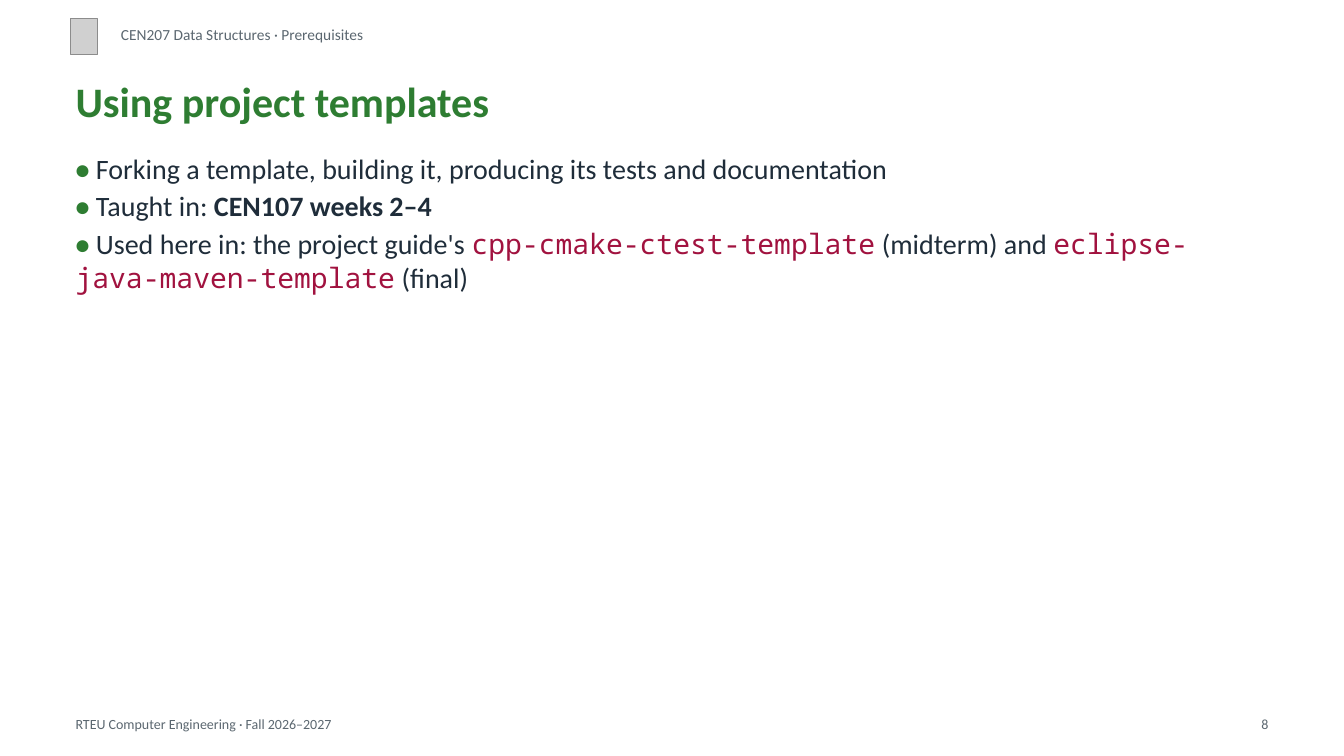
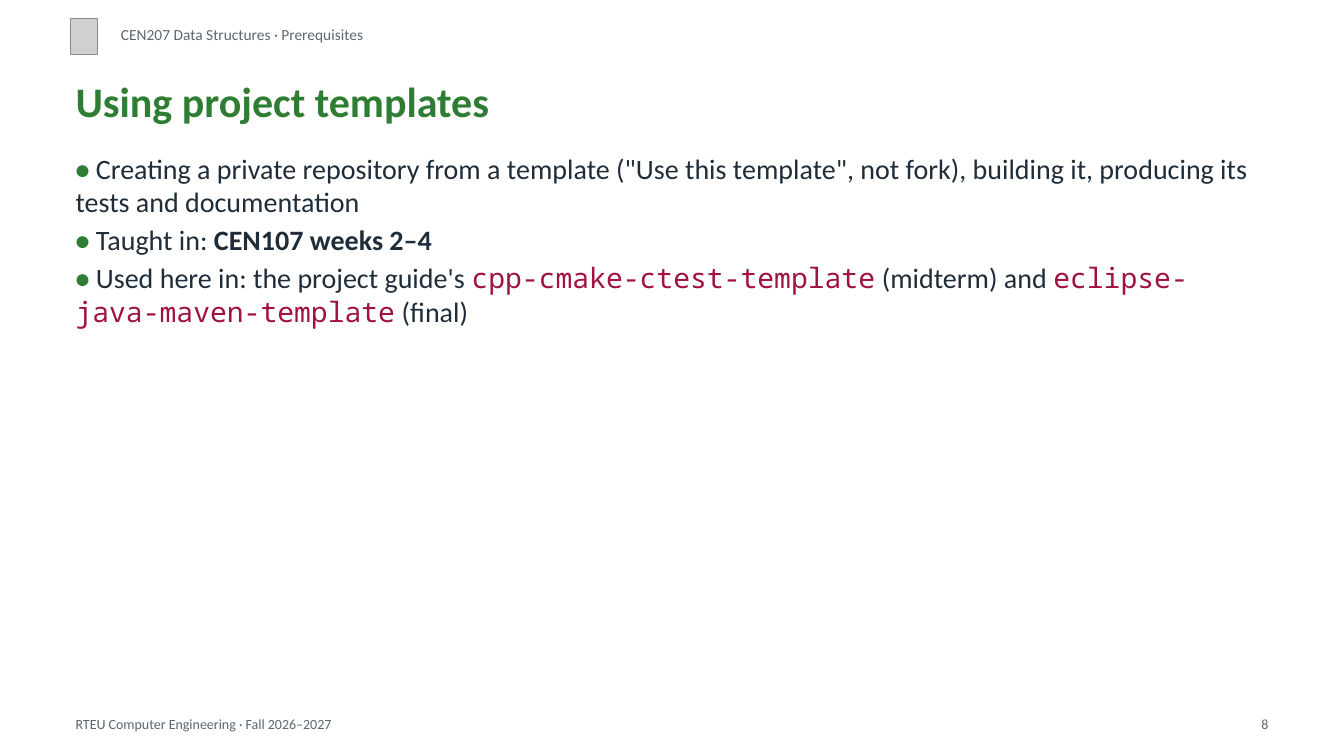
Before and after one commit to ucoruh/ce205-data-structures, a slide deck: slide 8 of docs/prerequisites/cen207-prerequisites-slides.en.pptx. Drawn at 1344x756 pixels with LibreOffice and Linux fonts; fonts in the diff are those of the drawing; grey boxes stand for pictures. Boxes give left, top, right and bottom in pixels: in the first picture for what was removed or moved away, otherwise in the second. Text is boxed around its words. In the diff, an @@ line names an element or a change of style, - is before the commit and + after.

Commit message:
Teams of at most 5, 10-minute demo slots, repository from template (no fork), shared team list; outputs rebuilt

```diff
--- a/docs/prerequisites/cen207-prerequisites-slides.en.pptx
+++ b/docs/prerequisites/cen207-prerequisites-slides.en.pptx
@@ text at (76,158,1247,212): text changed @@
-• Forking a template, building it, producing its tests and documentation
+• Creating a private repository from a template ("Use this template", not fork), building it, producing its tests and documentation
```
Also in this commit, not shown: 1 other slide changed, 45 other files.
